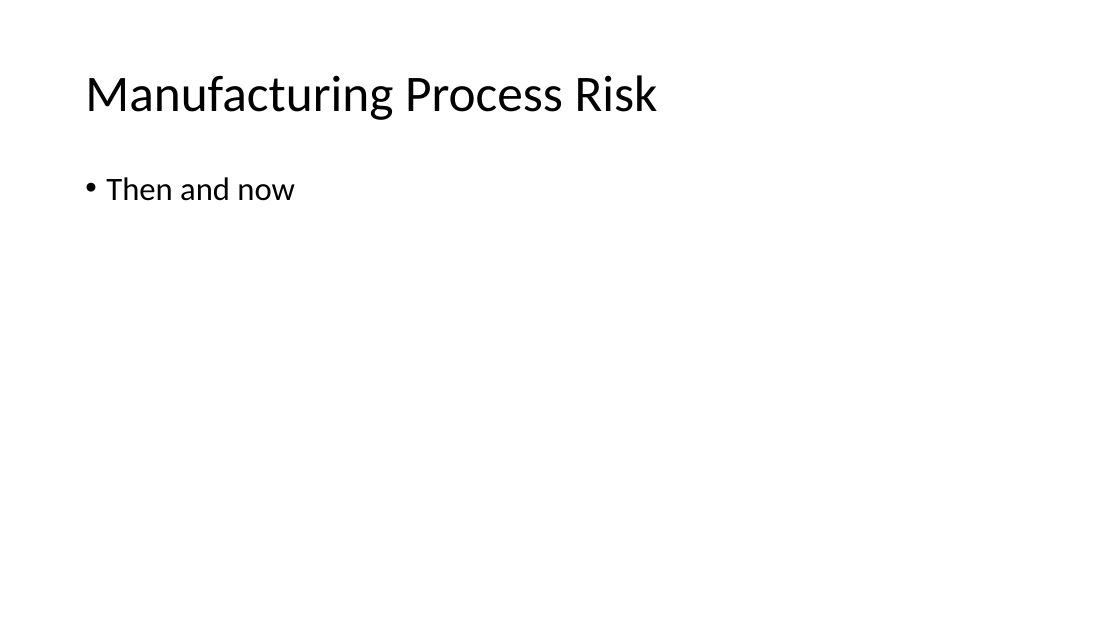
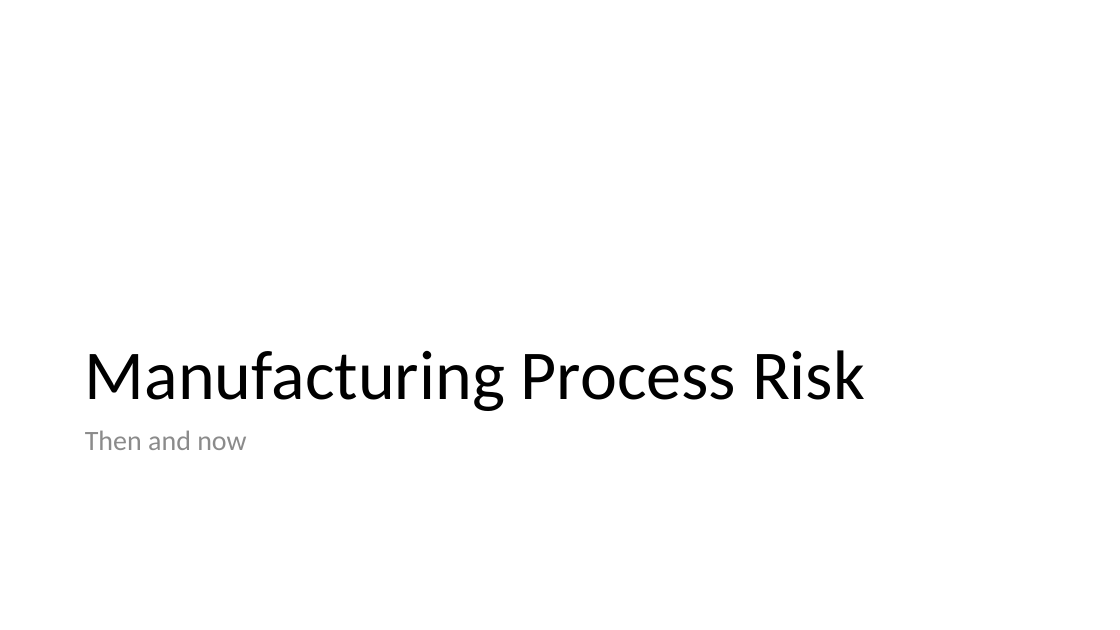
Before and after one commit to mashanz/skripsi_hanjara, a slide deck: slide 5 of ipp.pptx. Drawn at 1120x630 pixels with LibreOffice and Linux fonts; fonts in the diff are those of the drawing. Boxes give left, top, right and bottom in pixels: in the first picture for what was removed or moved away, otherwise in the second. Text is boxed around its words. In the diff, an @@ line names an element or a change of style, - is before the commit and + after.

Commit message:
edit sub and title

```diff
--- a/ipp.pptx
+++ b/ipp.pptx
@@ title "Manufacturing Process Risk": place and size @@
-title "Manufacturing Process Risk" at box(85, 75, 658, 120)
+title "Manufacturing Process Risk" at box(85, 350, 865, 411)
@@ title "Manufacturing Process Risk" at box(85, 350, 865, 411): size 44 to 60 pt; vertical alignment middle to bottom @@
@@ text "Then and now": place and size @@
-text "Then and now" at box(106, 177, 295, 201)
+text "Then and now" at box(85, 430, 246, 450)
@@ text "Then and now" at box(85, 430, 246, 450): size 28 to 24 pt, text colour #000000 to #8C8C8C; bullet • to none @@
```
Also in this commit, not shown: 3 other slides changed, 3 slides added, 1 slide removed.
